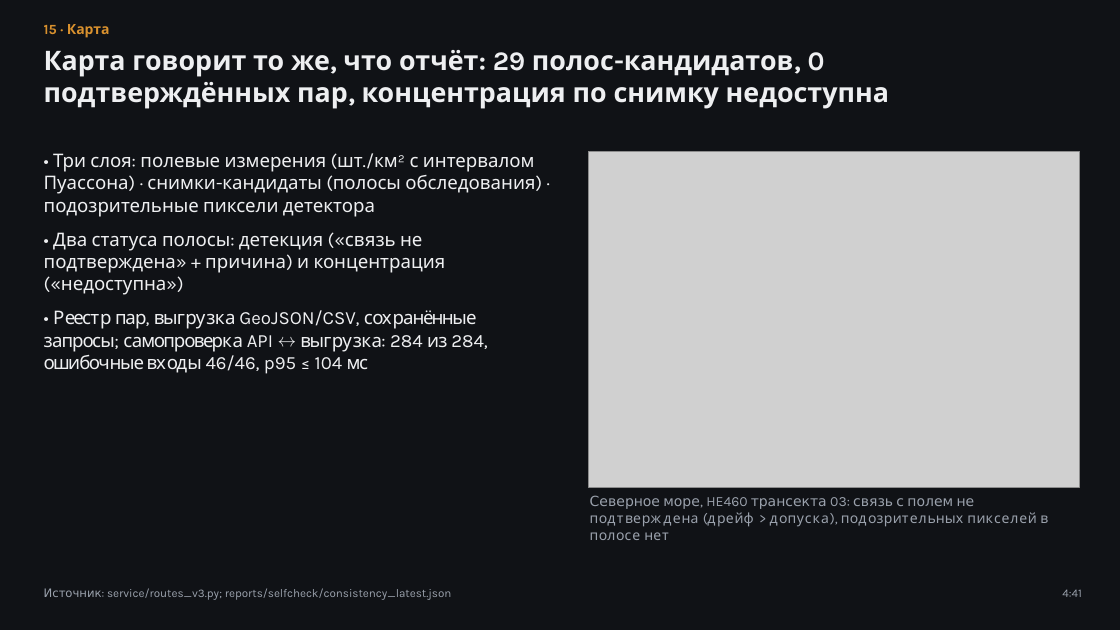
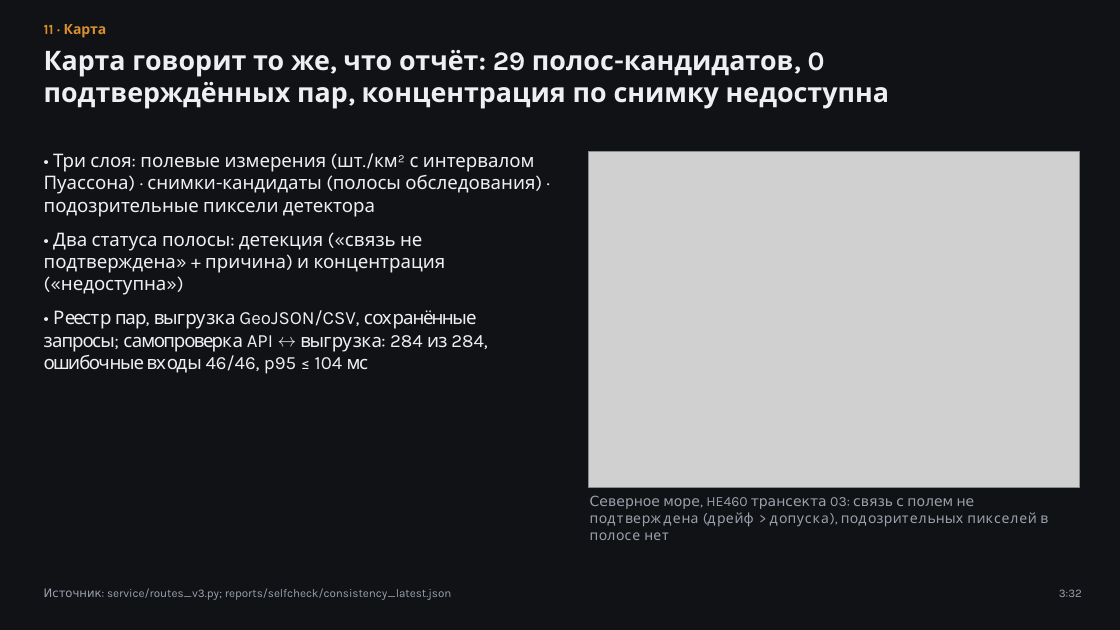
Before and after one commit to azama2t/final-cosmohack, a slide deck: slide 11 of reports/case_deck.pptx (slide 15 before the commit). Drawn at 1120x630 pixels with LibreOffice and Linux fonts; fonts in the diff are those of the drawing; grey boxes stand for pictures. Boxes give left, top, right and bottom in pixels: in the first picture for what was removed or moved away, otherwise in the second. Text is boxed around its words. In the diff, an @@ line names an element or a change of style, - is before the commit and + after.

```diff
--- a/reports/case_deck.pptx
+++ b/reports/case_deck.pptx
@@ text at bbox=[44, 24, 107, 38]: text changed @@
-15 · Карта
+11 · Карта
@@ text at bbox=[1059, 589, 1082, 597]: text changed @@
-4:41
+3:32
```
Also in this commit, not shown: 13 other slides changed, 25 other files.
